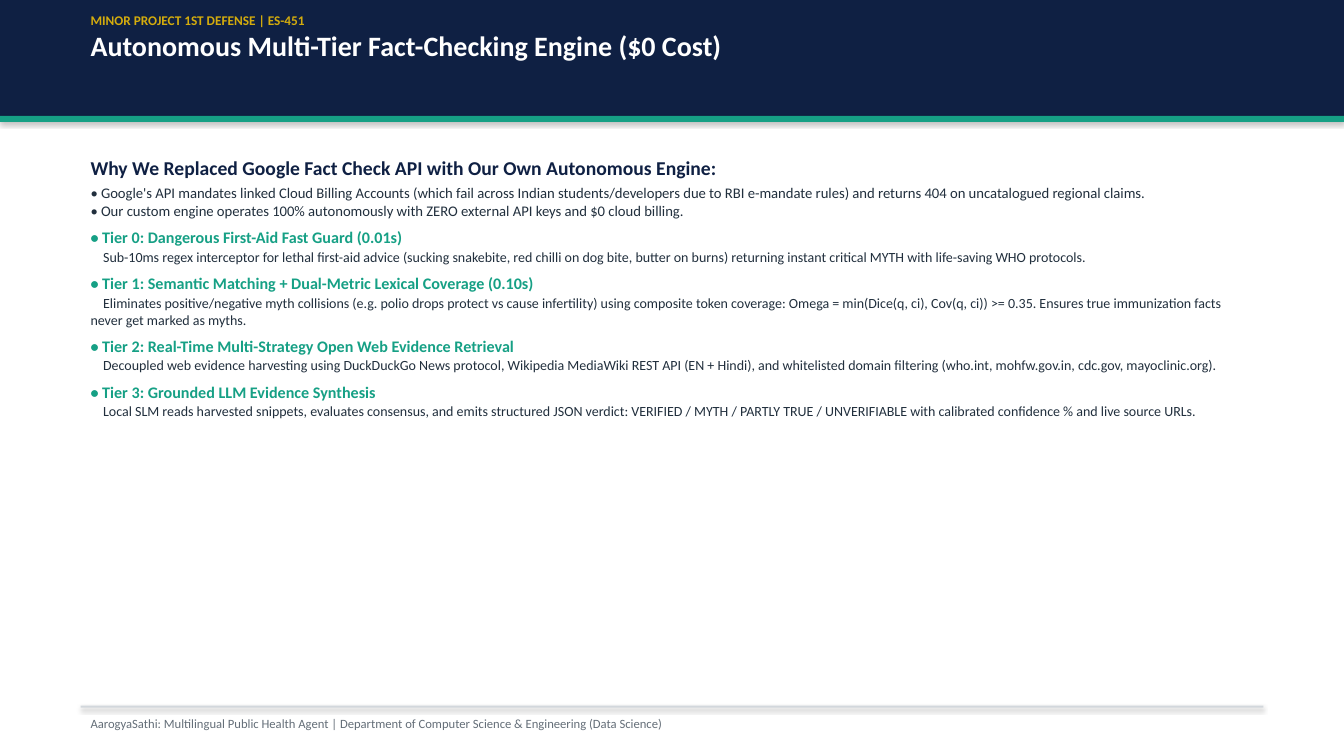
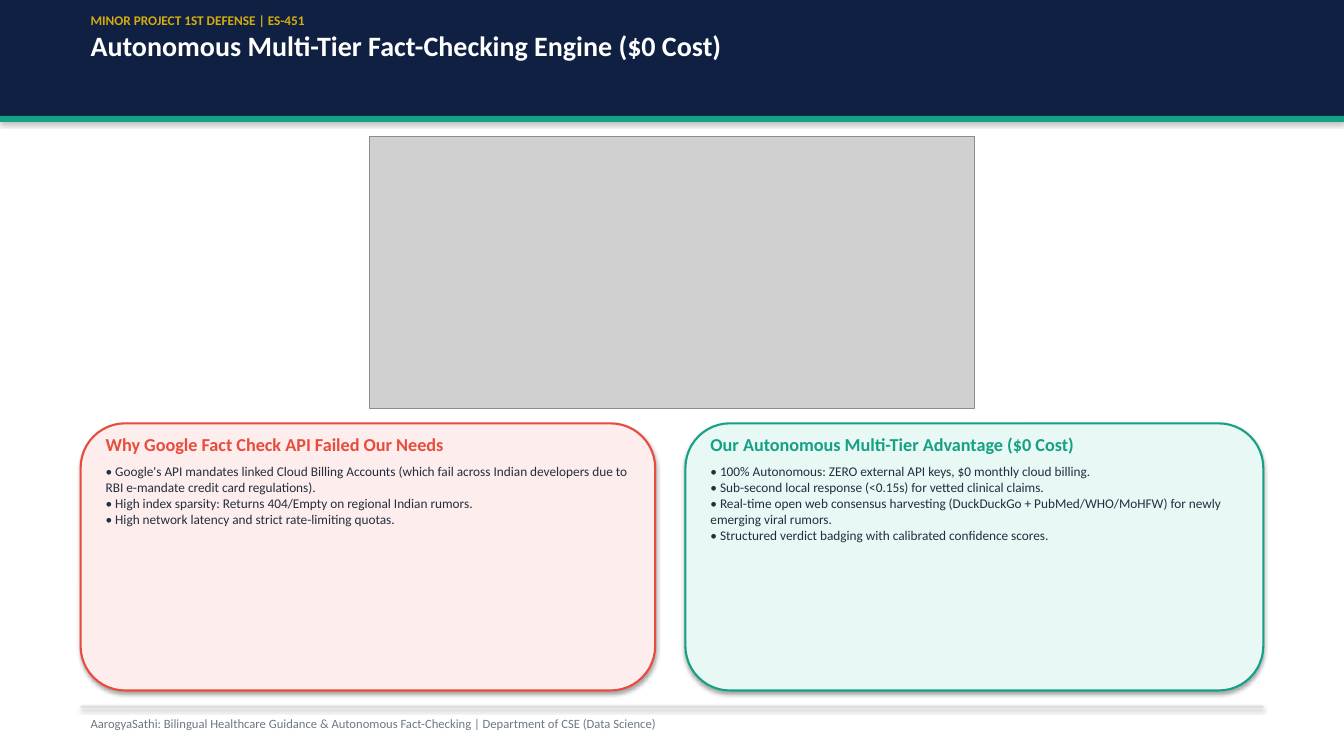
Before and after one commit to salman-mohammad-khan/AarogyaSathi, a slide deck: slide 8 of docs/AarogyaSathi_1st_Defense_Presentation.pptx. Drawn at 1344x756 pixels with LibreOffice and Linux fonts; fonts in the diff are those of the drawing; grey boxes stand for pictures. Boxes give left, top, right and bottom in pixels: in the first picture for what was removed or moved away, otherwise in the second. Text is boxed around its words. In the diff, an @@ line names an element or a change of style, - is before the commit and + after.

Commit message:
feat(ppt): redesign 14-slide presentation deck with 7 custom infographics, natural aspect ratios, and visual flowcharts

```diff
--- a/docs/AarogyaSathi_1st_Defense_Presentation.pptx
+++ b/docs/AarogyaSathi_1st_Defense_Presentation.pptx
@@ picture added at (x1=369, y1=136, x2=975, y2=408) @@
@@ text removed at (x1=91, y1=161, x2=1221, y2=419) @@
-Why We Replaced Google Fact Check API with Our Own Autonomous Engine:
-• Google's API mandates linked Cloud Billing Accounts (which fail across Indian students/developers due to RBI e-mandate rules) and returns 404 on uncatalogued regional claims.
-• Our custom engine operates 100% autonomously with ZERO external API keys and $0 cloud billing.
-• Tier 0: Dangerous First-Aid Fast Guard (0.01s)
-Sub-10ms regex interceptor for lethal first-aid advice (sucking snakebite, red chilli on dog bite, butter on burns) returning instant critical MYTH with life-saving WHO protocols.
-• Tier 1: Semantic Matching + Dual-Metric Lexical Coverage (0.10s)
-Eliminates positive/negative myth collisions (e.g. polio drops protect vs cause infertility) using composite token coverage: Omega = min(Dice(q, ci), Cov(q, ci)) >= 0.35. Ensures true immunization facts never get marked as myths.
-• Tier 2: Real-Time Multi-Strategy Open Web Evidence Retrieval
-Decoupled web evidence harvesting using DuckDuckGo News protocol, Wikipedia MediaWiki REST API (EN + Hindi), and whitelisted domain filtering (who.int, mohfw.gov.in, cdc.gov, mayoclinic.org).
-• Tier 3: Grounded LLM Evidence Synthesis
-Local SLM reads harvested snippets, evaluates consensus, and emits structured JSON verdict: VERIFIED / MYTH / PARTLY TRUE / UNVERIFIABLE with calibrated confidence % and live source URLs.
@@ rounded rectangle added at (x1=81, y1=423, x2=655, y2=691), fill #FDEDEC, outline #E74C3C 1.5 pt @@
@@ text added at (x1=106, y1=438, x2=627, y2=527), 9.5 pt, text #212F3D @@
+Why Google Fact Check API Failed Our Needs
+• Google's API mandates linked Cloud Billing Accounts (which fail across Indian developers due to RBI e-mandate credit card regulations).
+• High index sparsity: Returns 404/Empty on regional Indian rumors.
+• High network latency and strict rate-limiting quotas.
@@ rounded rectangle added at (x1=686, y1=423, x2=1263, y2=691), fill #E8F8F5, outline #16A085 1.5 pt @@
@@ text added at (x1=710, y1=437, x2=1221, y2=543), 9.5 pt, text #212F3D @@
+Our Autonomous Multi-Tier Advantage ($0 Cost)
+• 100% Autonomous: ZERO external API keys, $0 monthly cloud billing.
+• Sub-second local response (<0.15s) for vetted clinical claims.
+• Real-time open web consensus harvesting (DuckDuckGo + PubMed/WHO/MoHFW) for newly emerging viral rumors.
+• Structured verdict badging with calibrated confidence scores.
@@ text at (x1=91, y1=719, x2=655, y2=730): text changed; text colour #646E78 to #6E7882 @@
-AarogyaSathi: Multilingual Public Health Agent | Department of Computer Science & Engineering (Data Science)
+AarogyaSathi: Bilingual Healthcare Guidance & Autonomous Fact-Checking | Department of CSE (Data Science)
```
Also in this commit, not shown: 12 other slides changed, 1 slide added, 1 slide removed, 9 other files.
